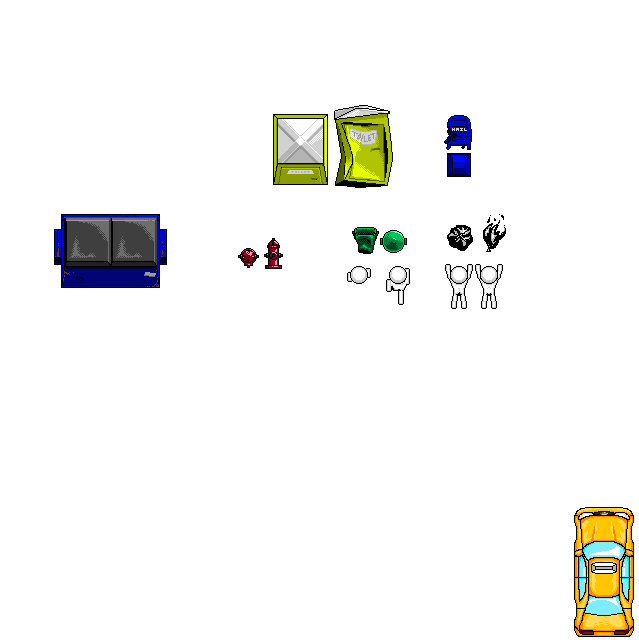
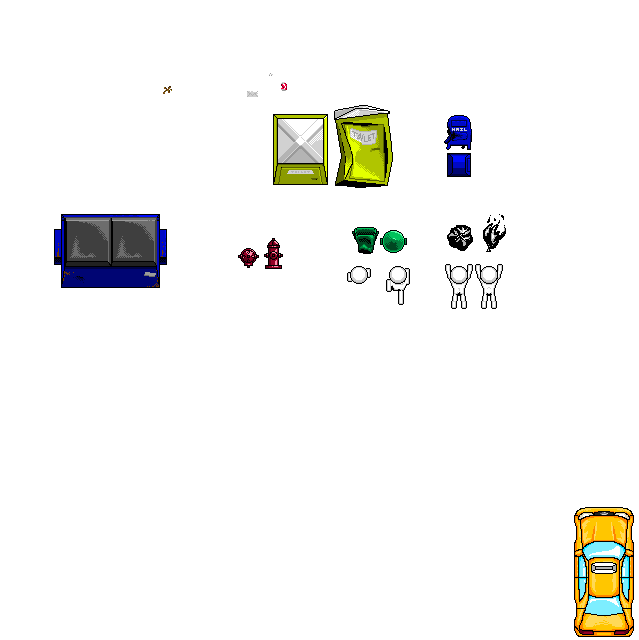
Comparing the layer stacks of the two 639 × 640 images. Changes:
added layer "Layer 11" above "Layer 10" over [left=163, top=86, right=172, bottom=94]
painted on "Layer 10" over [left=247, top=73, right=287, bottom=97]
